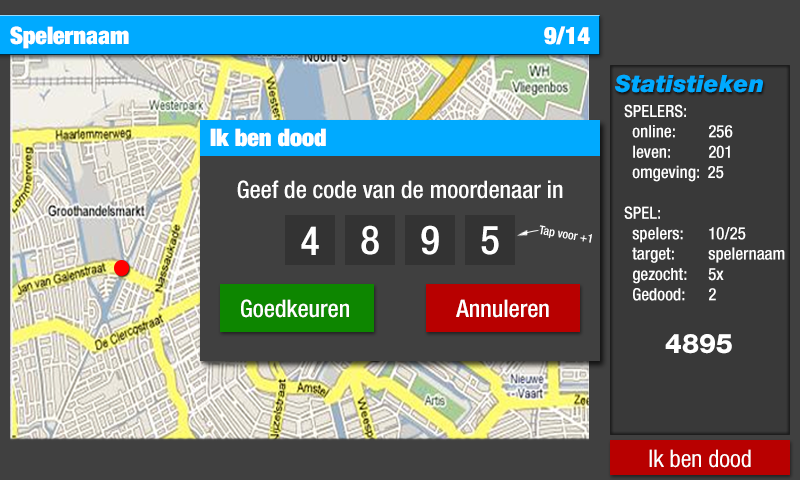
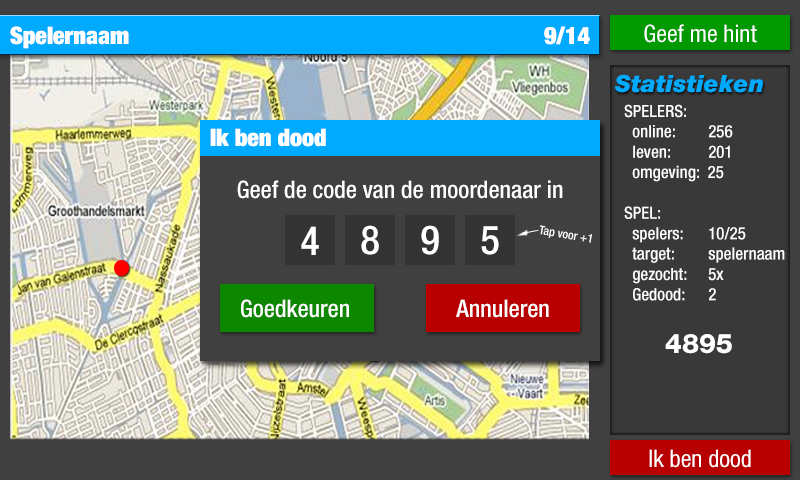
The second (800, 480) image is a revision of the first. Changes to its layers:
added layer "Geef me hint" in group "normal" over <box>644,24,757,43</box>
added layer "Rectangle 3 copy" in group "normal" over <box>610,15,790,50</box>
